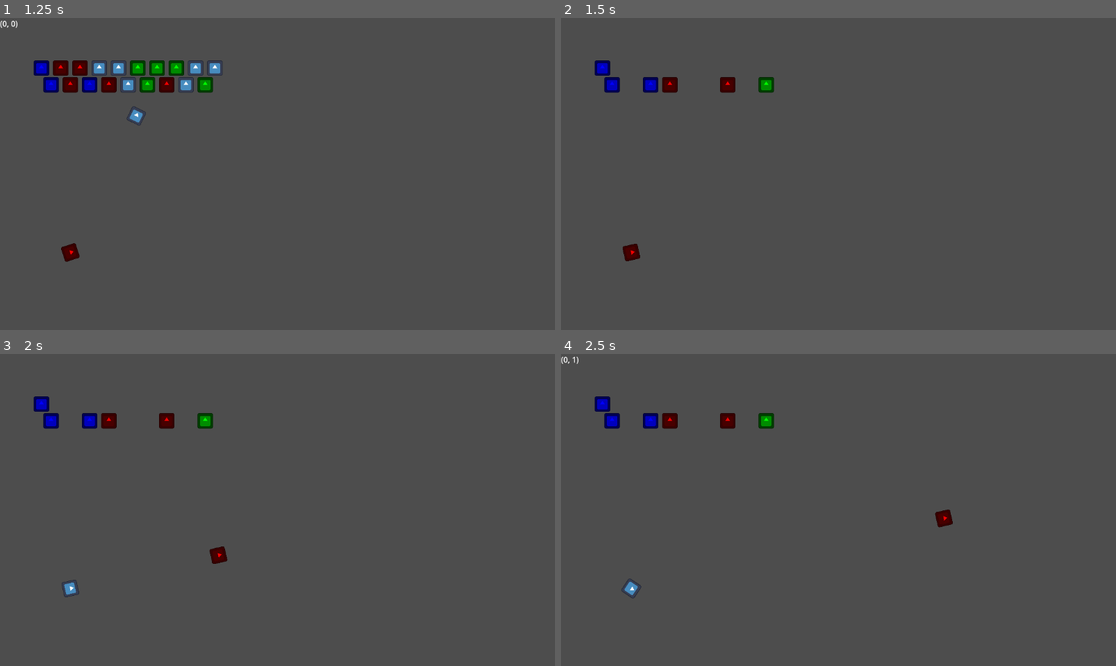
Above: before the commit, frames 1-4 (two rows, left to right).
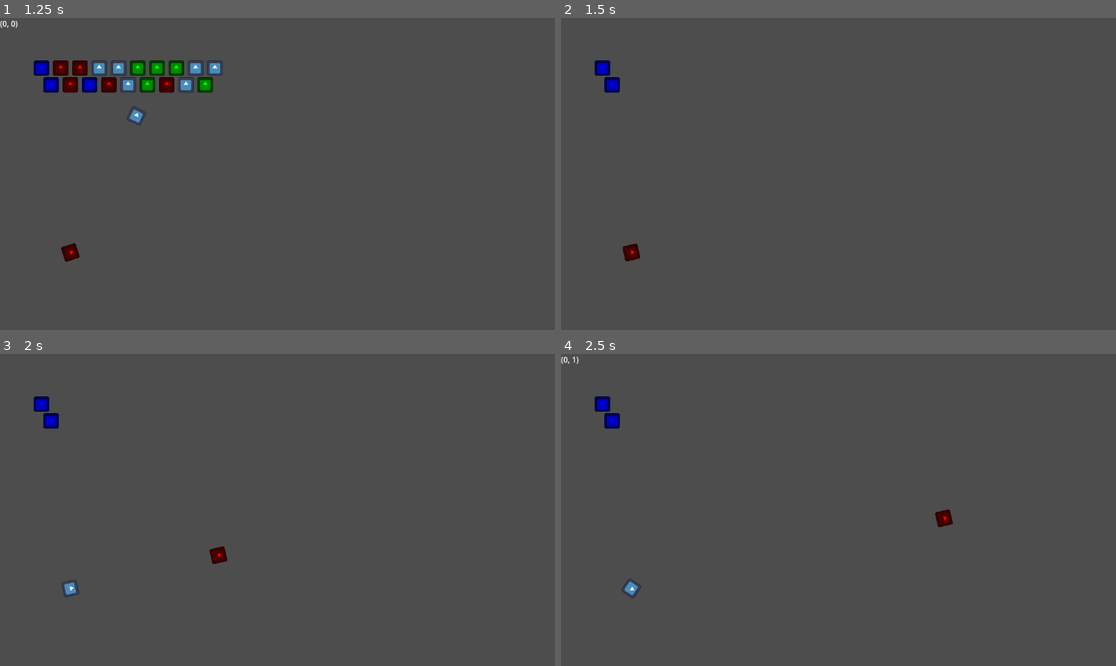
Above: after the commit, the same moments.

Repository: Comba92/bust-a-nut
Game: Godot game, scene res://Scenes/Main.tscn
Two runs of this game, one before a commit and one after it. Both use one fixed random seed, a clock stepped at 60 frames per second and the inputs below. The engine's default icon, where the game draws it, is replaced by a stand-in: a white triangle on a blue panel in a dark square.
Inputs (mouse positions are in pixels of both pictures, inside the frame that each line leads up to):
- Up to frame 1 (1.25 s): tap Enter at 0.5 s; move the mouse to (38, 67) at 0.52 s; hold Right (ui_right) from 0.53 s (still down); tap Space (ui_select) at 0.77 s
- Up to frame 2 (1.5 s): move the mouse to (622, 67) at 1.27 s; release Right (ui_right) at 1.28 s; hold Down (ui_down) from 1.28 s (still down)
- Up to frame 3 (2 s): keep holding Down (ui_down); tap Space (ui_select) at 1.52 s
- Up to frame 4 (2.5 s): move the mouse to (610, 419) at 2.02 s; release Down (ui_down) at 2.03 s; hold Right (ui_right) from 2.03 s (still down)

Frame 1 is identical in both runs. In frame 2, 0.6% of the frame differs, in the area x 14-39%, y 18-25%; in frame 3, 0.6%; in frame 4, 0.6%.

Commit message:
Added hanging bubbles removal

Diff:
--- a/Scripts/Main.gd
+++ b/Scripts/Main.gd
@@ -49,21 +49,45 @@
       var b = bubbles.get_node(s)
       if b: bubble.neighbors.append(b)
 
-func dfs(bubble, visited) -> Dictionary:
+func dfs_colors(bubble, visited) -> Dictionary:
   visited[bubble] = true
   for n in bubble.neighbors:
     if not visited.has(n) and n.color == bubble.color:
-      dfs(n, visited)
+      dfs_colors(n, visited)
 
   return visited
 
+func dfs_attached(bubble, visited) -> bool:
+  if bubble.grid_position.y == 0: return true
+
+  visited[bubble] = true
+  var attached = false
+  for n in bubble.neighbors:
+    if not visited.has(n):
+      attached = attached || dfs_attached(n, visited)
+
+  return attached
+
+func find_hanging():
+  var hanging = []
+
+  for bubble in bubbles.get_children():
+    var attached = dfs_attached(bubble, {})
+    if not attached: hanging.append(bubble)
+
+  return hanging
+
 func explode_bubbles(bubble) -> void:
-  var visited = dfs(bubble, {})
-  if visited.size() < 3: return
-  for b in visited:
+  var connected_colors = dfs_colors(bubble, {})
+  if connected_colors.size() < 3: return
+  for b in connected_colors:
     bubbles.remove_child(b)
 
   find_neighbors()
+
+  var hanging = find_hanging()
+  for b in hanging:
+    bubbles.remove_child(b)
 
 # Called every frame. 'delta' is the elapsed time since the previous frame.
 func _process(delta: float) -> void:
@@ -90,4 +114,4 @@
   bubble.set_grid_position(bubble.position)
   bubble.set_color(proj.color)
   find_neighbors()
-  # explode_bubbles(bubble)
+  explode_bubbles(bubble)
Not shown, added: Scenes/MaiA84F.tmp
